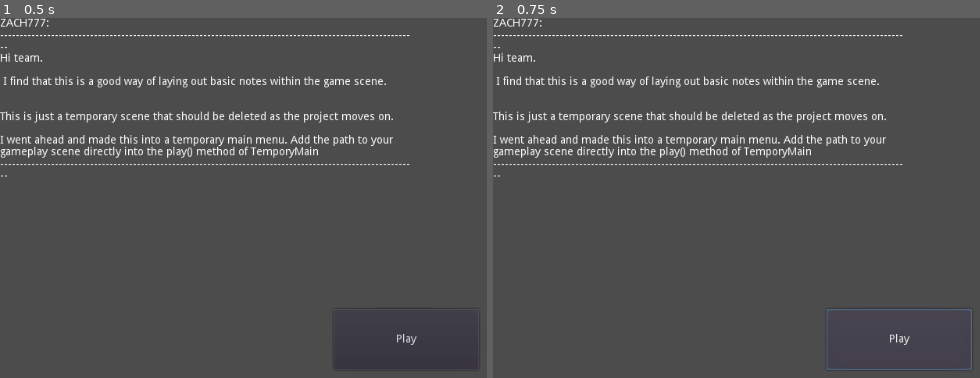
Above: before the commit, frames 1-2 (left to right).
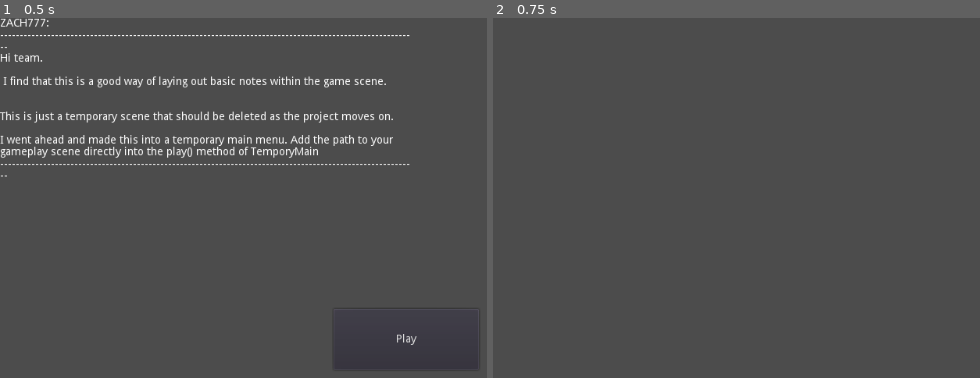
Above: after the commit, the same moments.

Repository: MxAshUp/godot-wild-jam-2
Game: Godot game, scene res://TemporaryMain.tscn
Same seed, same stepped clock (60 frames per second), same inputs: the game is played once before the commit and once after it.
Inputs:
- Up to frame 1 (0.5 s): no input
- Up to frame 2 (0.75 s): click "Play" at 0.5 s

Frame 1 is identical in both runs. In frame 2, 4.1% of the frame differs, in the area x 0-99%, y 0-98%.

Commit message:
Made a SceneBrowser and added it as a global.

Diff:
--- /dev/null
+++ b/Global/SceneBrowser.gd
@@ -0,0 +1,17 @@
+extends Node
+
+
+#This is a SceneBrowser.
+
+#Call make_new_scene( "SceneName" )
+
+
+func load_scene( scene_name ):
+	#Add the path to scenes here.
+	if scene_name == "Test" :
+		return load( "res://PrototypeScenes/PathTest.tscn" )
+
+
+func change_scene( scene_name ):
+	var new_scene = load_scene( scene_name )
+	get_tree().change_scene_to( new_scene )
--- /dev/null
+++ b/Global/SceneBrowser.tscn
@@ -0,0 +1,6 @@
+[gd_scene load_steps=2 format=2]
+
+[ext_resource path="res://Global/SceneBrowser.gd" type="Script" id=1]
+
+[node name="SceneBrowser" type="Node"]
+script = ExtResource( 1 )
--- a/TemporaryMain.gd
+++ b/TemporaryMain.gd
@@ -6,5 +6,5 @@
 
 func play():
 	#Place your gameplay scene here.
-#	get_tree().change_scene( "scene/path" )
+	SceneBrowser.change_scene( "Test" )
 	pass
--- a/project.godot
+++ b/project.godot
@@ -23,6 +23,7 @@
 [autoload]
 
 Pause="*res://Global/Pause.tscn"
+SceneBrowser="*res://Global/SceneBrowser.tscn"
 
 [input]
 
